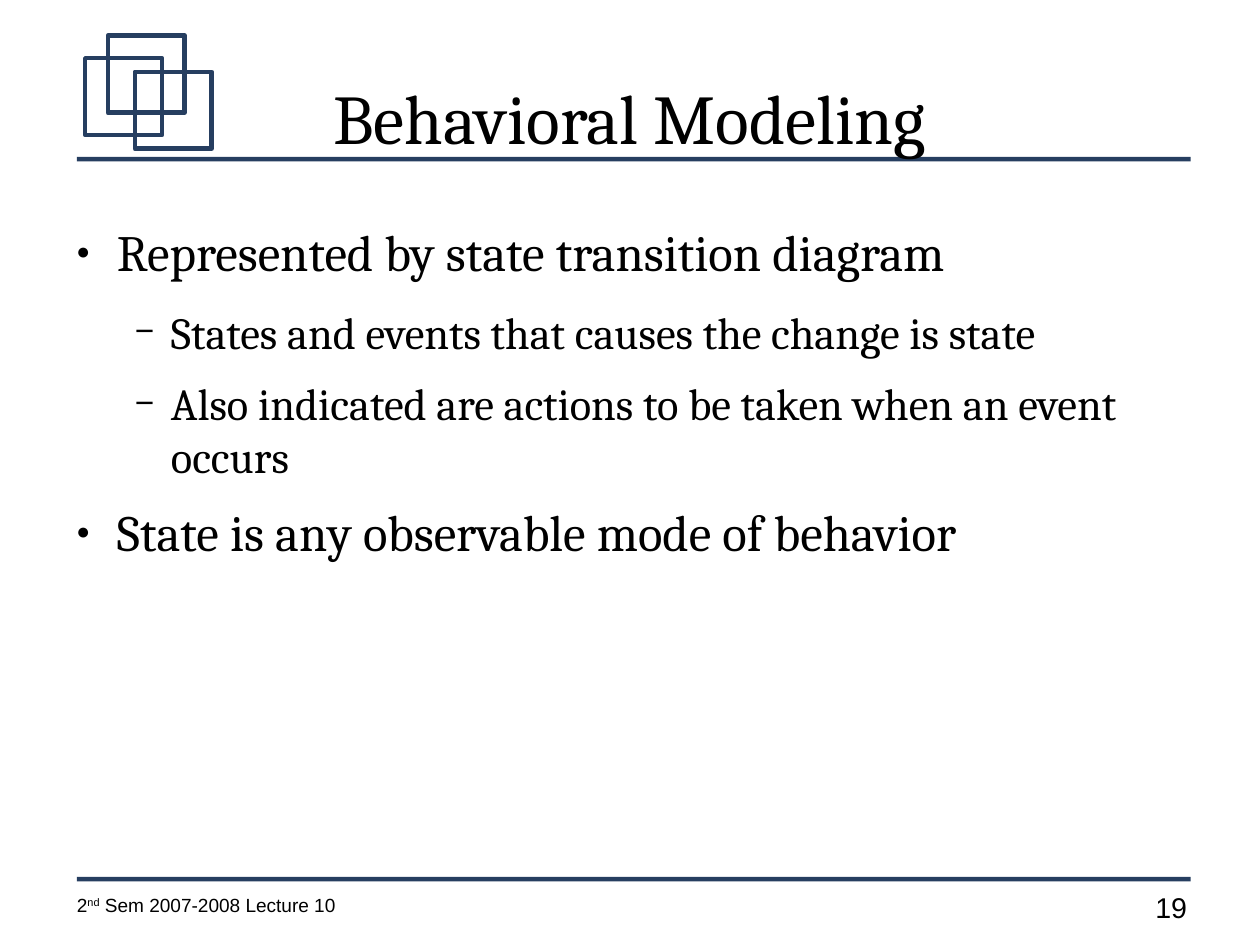
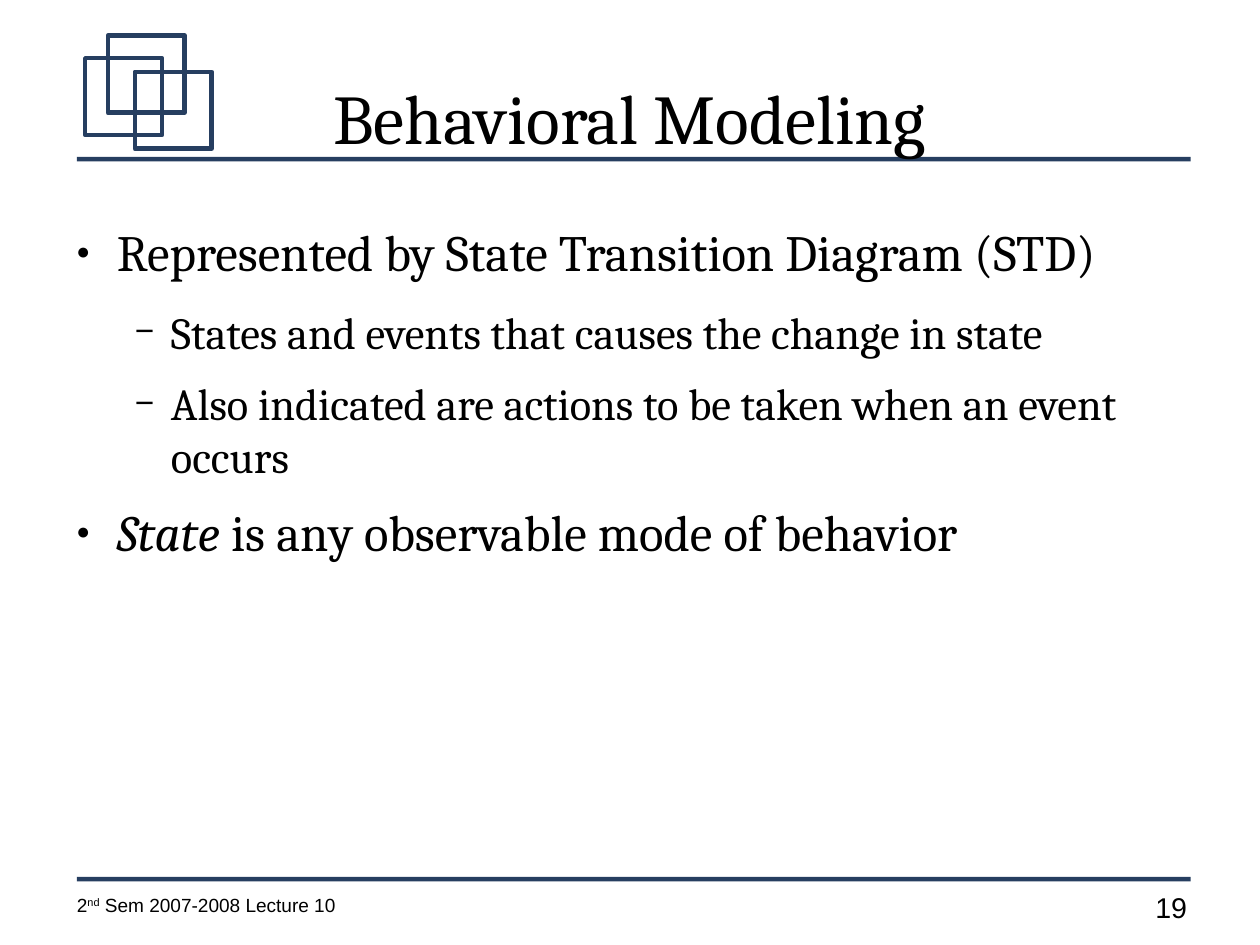
Before and after one commit to jachermocilla/jach-homepage, a slide deck: slide 19 of CMSC128-2nd-Sem-2007-L10.odp. Drawn at 1260x945 pixels with LibreOffice and Linux fonts; fonts in the diff are those of the drawing. Boxes give left, top, right and bottom in pixels: in the first picture for what was removed or moved away, otherwise in the second. Text is boxed around its words. In the diff, an @@ line names an element or a change of style, - is before the commit and + after.

```diff
--- a/CMSC128-2nd-Sem-2007-L10.odp
+++ b/CMSC128-2nd-Sem-2007-L10.odp
@@ text at [117, 235, 1095, 359]: text changed @@
-● Represented by state transition diagram
-  − States and events that causes the change is state
+● Represented by State Transition Diagram (STD)
+  − States and events that causes the change in state
@@ text at [117, 515, 957, 562]: italic on in "State" @@
```
Also in this commit, not shown: 16 other slides changed.
